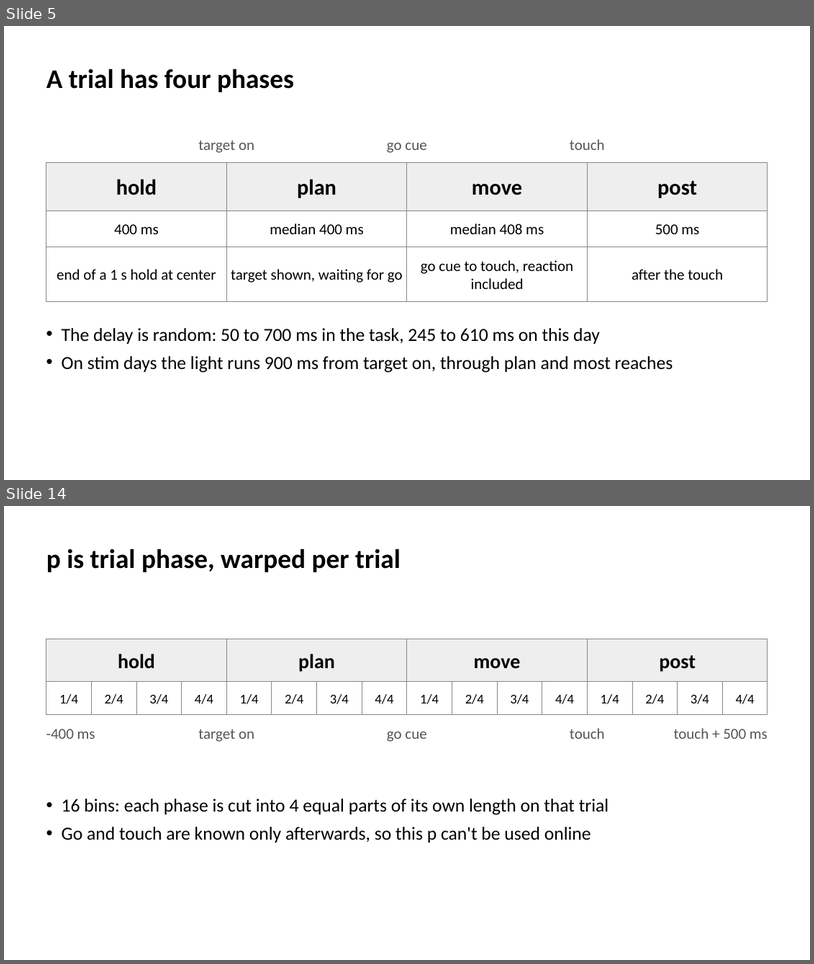
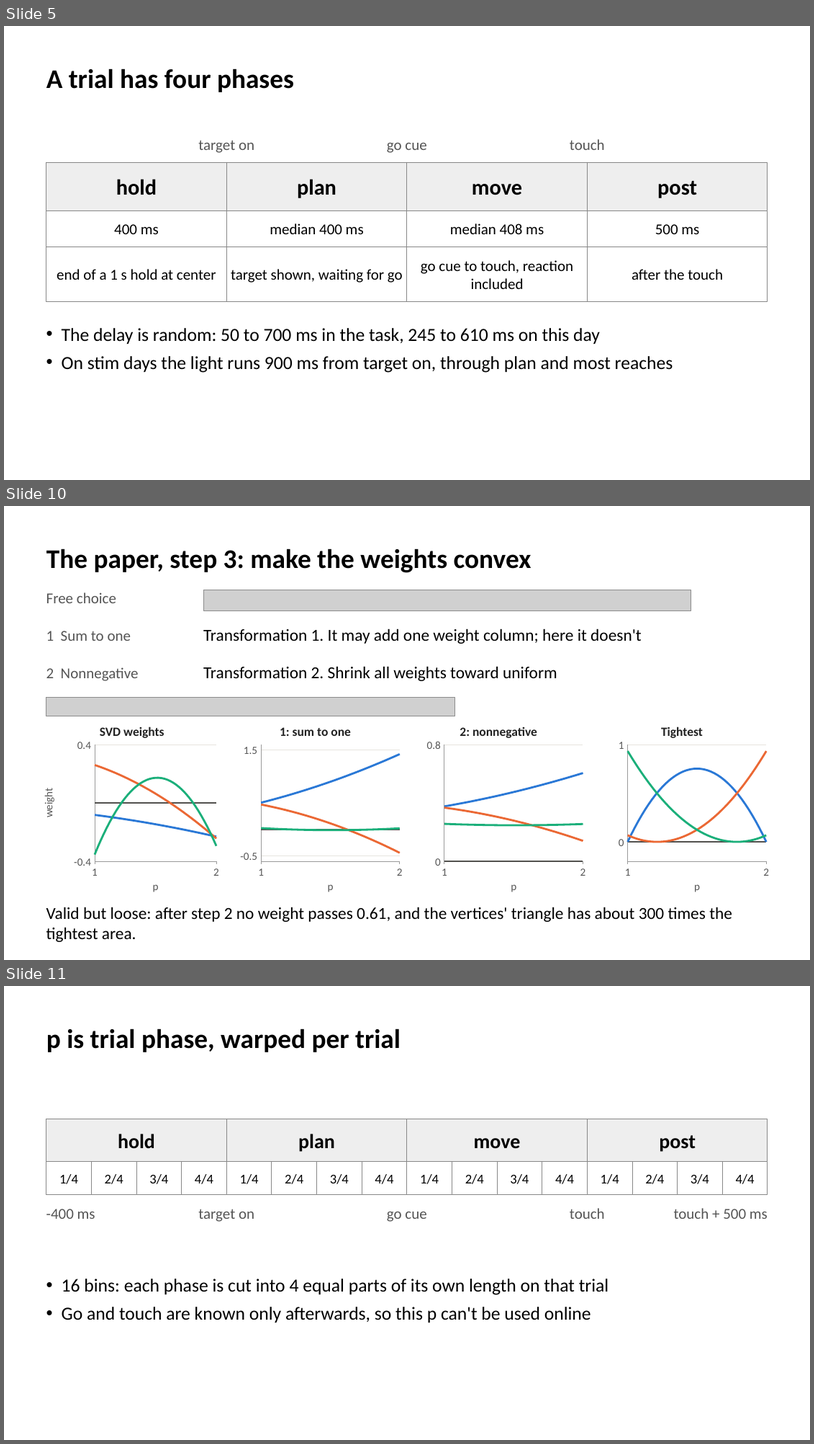
Before and after one commit to smartadi/tpgdar, a slide deck: TP-GDAR_IOS_Reach.pptx. Shown one above the other, each under a label of ours: slides 5 and 14 before the commit, slides 5, 10 and 11 after it; the slides between them are not shown. The pictures are 814x964 and 814x1444 pixels, drawn with LibreOffice and Linux fonts; fonts in the diff are those of the drawing; grey boxes stand for pictures. Boxes give left, top, right and bottom in pixels: in the first picture for what was removed or moved away, otherwise in the second. Text is boxed around its words. In the diff, an @@ line names an element or a change of style, - is before the commit and + after.

```diff
--- a/TP-GDAR_IOS_Reach.pptx
+++ b/TP-GDAR_IOS_Reach.pptx
@@ slide 10 added at (4, 506, 810, 960), background #FFFFFF @@
@@ title added at (46, 548, 532, 573), 32 pt, text #000000, bold @@
+The paper, step 3: make the weights convex
@@ picture added at (203, 590, 691, 610) @@
@@ text added at (46, 592, 116, 603), 18 pt, text #555555 @@
+Free choice
@@ text added at (46, 631, 131, 641), 18 pt, text #555555 @@
+1 Sum to one
@@ text added at (203, 628, 642, 644), 20 pt, text #000000 @@
+Transformation 1. It may add one weight column; here it doesn't
@@ text added at (46, 667, 139, 681), 18 pt, text #555555 @@
+2 Nonnegative
@@ text added at (203, 666, 558, 681), 20 pt, text #000000 @@
+Transformation 2. Shrink all weights toward uniform
@@ picture added at (46, 698, 455, 716) @@
@@ group added at (619, 726, 769, 892): 7 lines, 6 texts, 3 freeform shapes @@
+Tightest
+0
+1
+1
+2
+p
@@ group added at (42, 726, 219, 892): 7 texts, 7 lines, 3 freeform shapes @@
+SVD weights
+-0.4
+0.4
+1
+2
+p
+weight
@@ group added at (240, 727, 403, 892): 7 lines, 6 texts, 3 freeform shapes @@
+1: sum to one
+-0.5
+1.5
+1
+2
+p
@@ group added at (427, 727, 586, 892): 7 lines, 6 texts, 3 freeform shapes @@
+2: nonnegative
+0
+0.8
+1
+2
+p
@@ text added at (46, 906, 733, 921), 20 pt, text #000000 @@
+Valid but loose: after step 2 no weight passes 0.61, and the vertices' triangle has about 300 times the tightest area.
@@ what was slide 14 is now slide 11 @@
```
Also in this commit, not shown: 13 slides changed, 16 other slides added, 7 slides removed, 6 other files.
